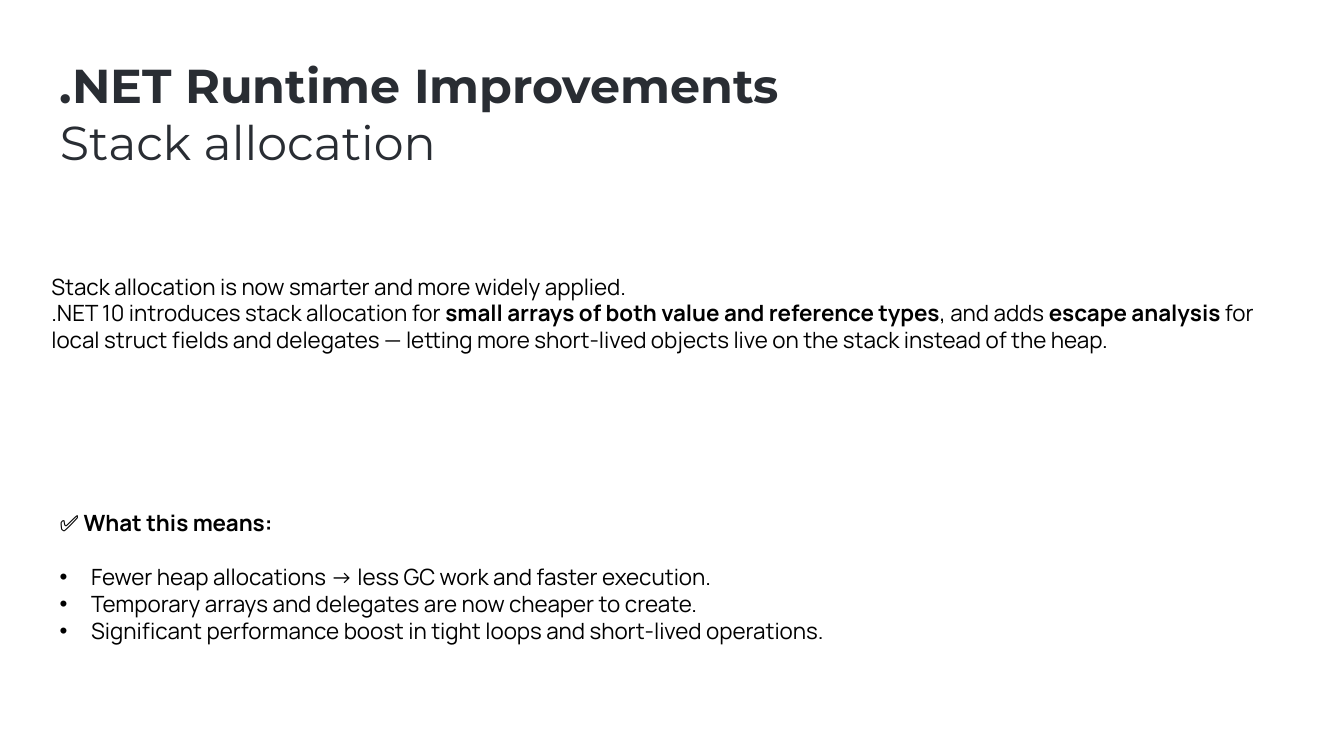
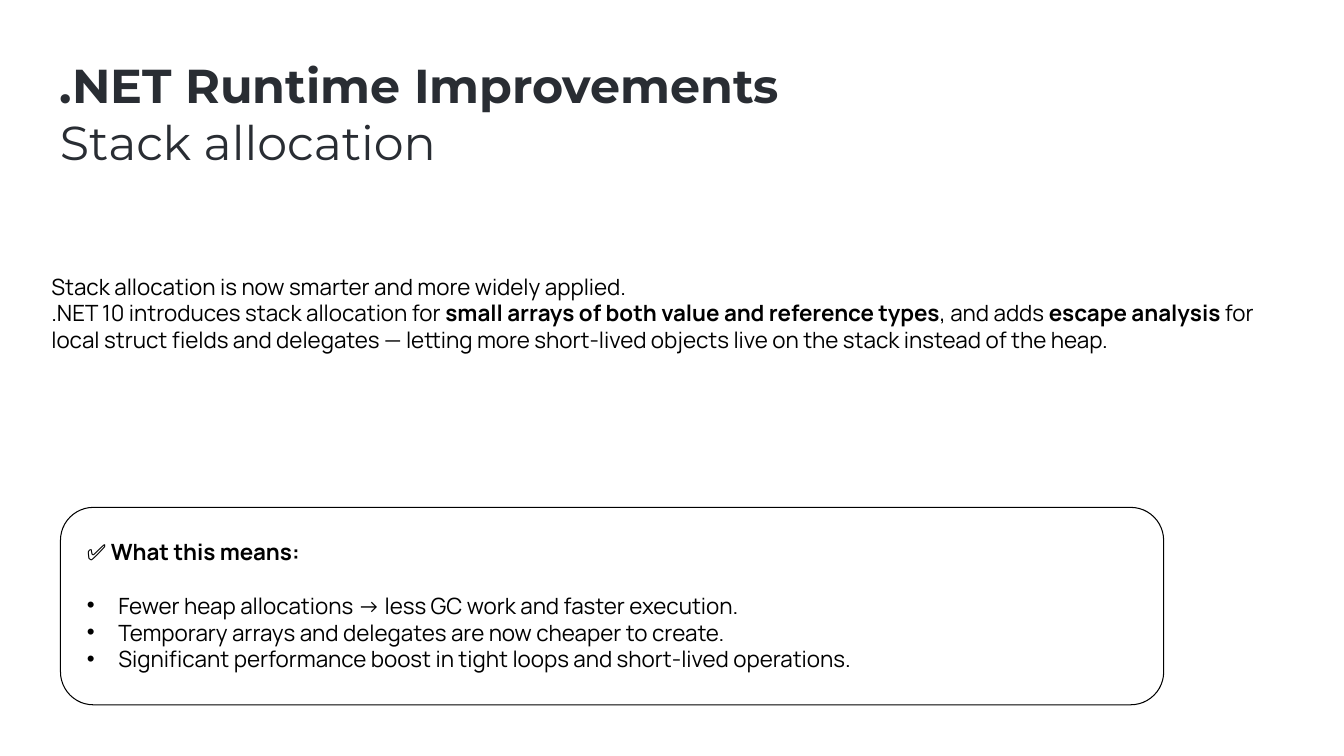
Before and after one commit to ebicoglu/presentations, a slide deck: slide 19 of abp-community-talks-2025.09.pptx. Drawn at 1344x756 pixels with LibreOffice and Linux fonts; fonts in the diff are those of the drawing; background and template pictures are left out. Boxes give left, top, right and bottom in pixels: in the first picture for what was removed or moved away, otherwise in the second. Text is boxed around its words. In the diff, an @@ line names an element or a change of style, - is before the commit and + after.

```diff
--- a/abp-community-talks-2025.09.pptx
+++ b/abp-community-talks-2025.09.pptx
@@ rounded rectangle added at (60, 507, 1164, 705), outline #000000 0.75 pt @@
@@ text "✅ What this means:": place and size @@
-text "✅ What this means:" at (84, 514, 824, 645)
+text "✅ What this means:" at (111, 543, 851, 673)
```
Also in this commit, not shown: 17 other slides changed, 2 slides added, 1 slide removed.
